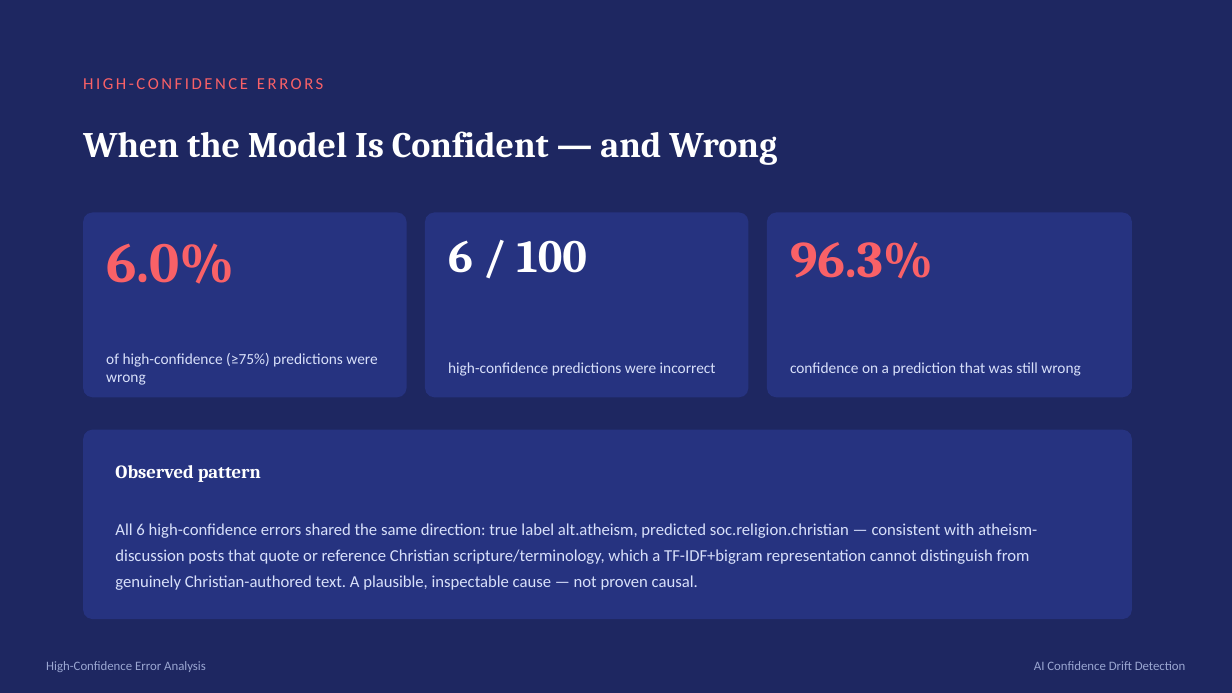
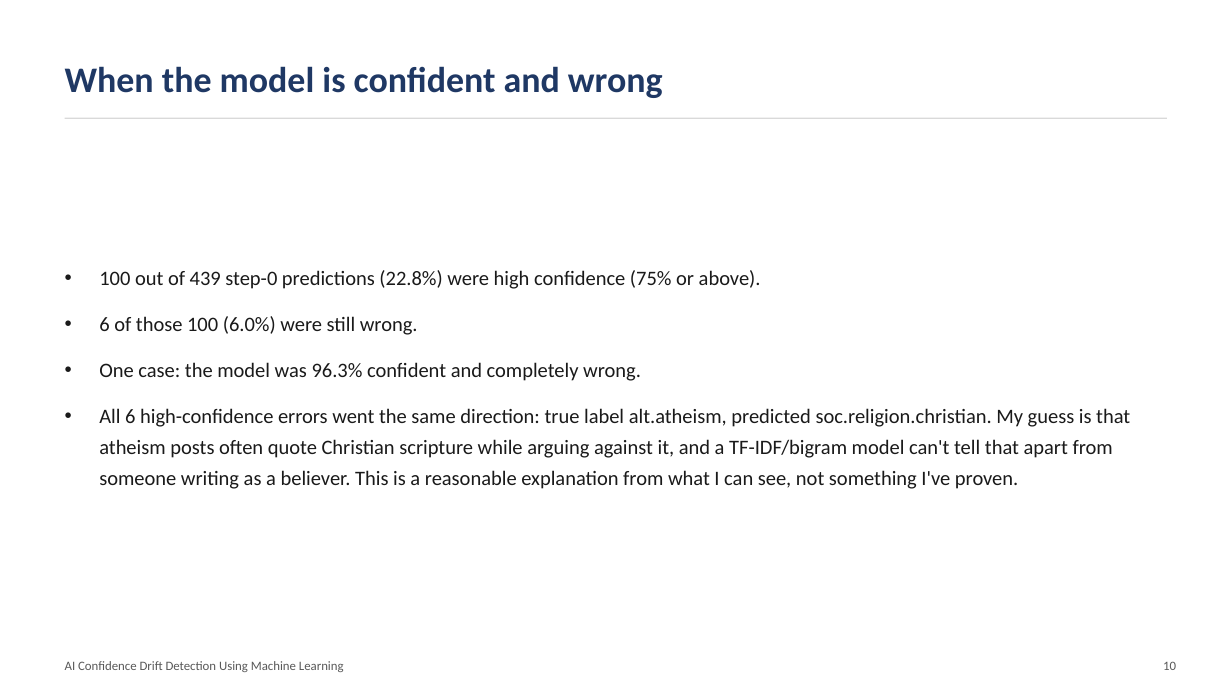
Before and after one commit to ahansardar/ai-confidence-drift, a slide deck: slide 10 of reports/presentation/AI_Confidence_Drift_Presentation.pptx. Drawn at 1232x693 pixels with LibreOffice and Linux fonts; fonts in the diff are those of the drawing. Boxes give left, top, right and bottom in pixels: in the first picture for what was removed or moved away, otherwise in the second. Text is boxed around its words. In the diff, an @@ line names an element or a change of style, - is before the commit and + after.

Commit message:
Simplify presentation design and rewrite research report in first person
- Presentation: dropped gradient backgrounds, badge circles and heavy
  stat-card styling for a plain white-background academic layout with
  simple bullet lists, one accent color, and native charts kept
- Research report: rewritten in first-person voice (I/we), plain
  language, no em dashes, same underlying data and numbers

```diff
--- a/reports/presentation/AI_Confidence_Drift_Presentation.pptx
+++ b/reports/presentation/AI_Confidence_Drift_Presentation.pptx
@@ background #1E2761 to #FFFFFF @@
@@ text at (x1=65, y1=66, x2=663, y2=98): text changed; font Cambria to Calibri; text colour #FFFFFF to #1F3864 @@
-When the Model Is Confident — and Wrong
+When the model is confident and wrong
@@ text removed at (x1=83, y1=78, x2=323, y2=89) @@
-HIGH-CONFIDENCE ERRORS
@@ line added from (65, 118) to (1167, 118), #D9D9D9 1 pt @@
@@ rounded rectangle removed at (x1=83, y1=213, x2=407, y2=397) @@
@@ rounded rectangle removed at (x1=425, y1=213, x2=749, y2=397) @@
@@ rounded rectangle removed at (x1=767, y1=213, x2=1132, y2=397) @@
@@ text removed at (x1=106, y1=243, x2=235, y2=284) @@
-6.0%
@@ text removed at (x1=448, y1=240, x2=587, y2=273) @@
-6 / 100
@@ text removed at (x1=790, y1=242, x2=933, y2=278) @@
-96.3%
@@ text added at (x1=99, y1=270, x2=1130, y2=489), 16 pt, text #1A1A1A @@
+• 100 out of 439 step-0 predictions (22.8%) were high confidence (75% or above).
+• 6 of those 100 (6.0%) were still wrong.
+• One case: the model was 96.3% confident and completely wrong.
+• All 6 high-confidence errors went the same direction: true label alt.atheism, predicted soc.religion.christian. My guess is that atheism posts often quote Christian scripture while arguing against it, and a TF-IDF/bigram model can't tell that apart from someone writing as a believer. This is a reasonable explanation from what I can see, not something I've proven.
@@ text removed at (x1=106, y1=353, x2=377, y2=385) @@
-of high-confidence (≥75%) predictions were wrong
@@ text removed at (x1=448, y1=362, x2=716, y2=376) @@
-high-confidence predictions were incorrect
@@ text removed at (x1=790, y1=362, x2=1081, y2=376) @@
-confidence on a prediction that was still wrong
@@ rounded rectangle removed at (x1=83, y1=430, x2=1132, y2=619) @@
@@ text removed at (x1=115, y1=465, x2=261, y2=482) @@
-Observed pattern
@@ text removed at (x1=115, y1=523, x2=1037, y2=590) @@
-All 6 high-confidence errors shared the same direction: true label alt.atheism, predicted soc.religion.christian — consistent with atheism-discussion posts that quote or reference Christian scripture/terminology, which a TF-IDF+bigram representation cannot distinguish from genuinely Christian-authored text. A plausible, inspectable cause — not proven causal.
@@ text removed at (x1=46, y1=661, x2=206, y2=672) @@
-High-Confidence Error Analysis
@@ text at (x1=65, y1=661, x2=344, y2=672): text changed; text colour #9AA6D1 to #595959 @@
-AI Confidence Drift Detection
+AI Confidence Drift Detection Using Machine Learning
@@ text added at (x1=1163, y1=661, x2=1176, y2=670), 10 pt, text #595959 @@
+10
```
Also in this commit, not shown: 11 other slides changed, 2 slides added, 2 slides removed, 1 other file.
